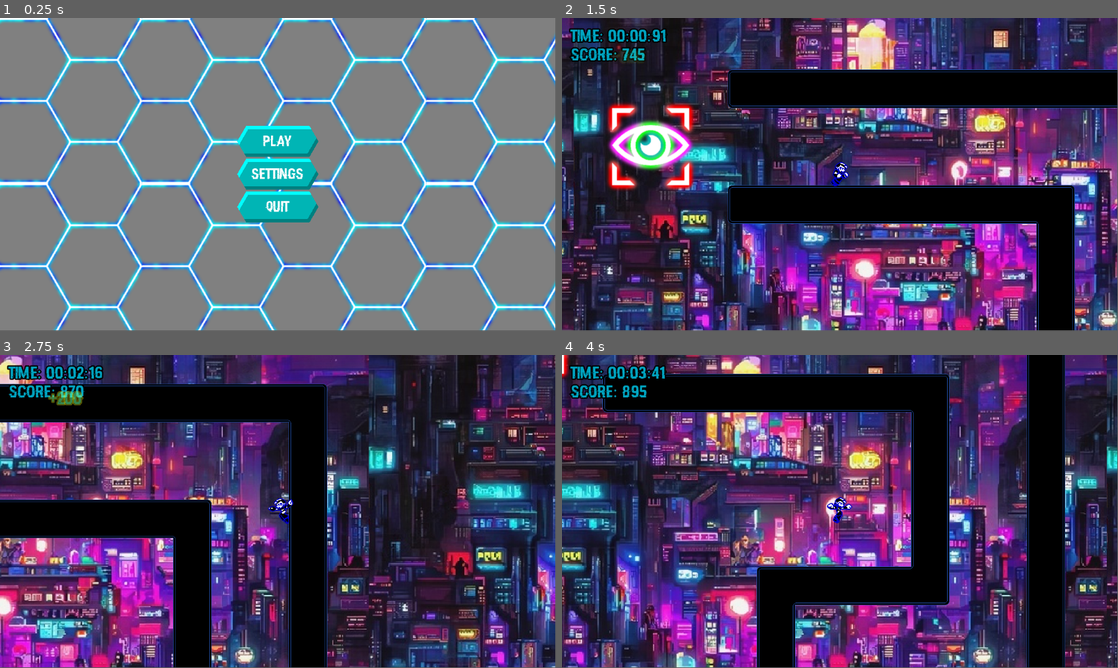
Above: before the commit, frames 1-4 (two rows, left to right).
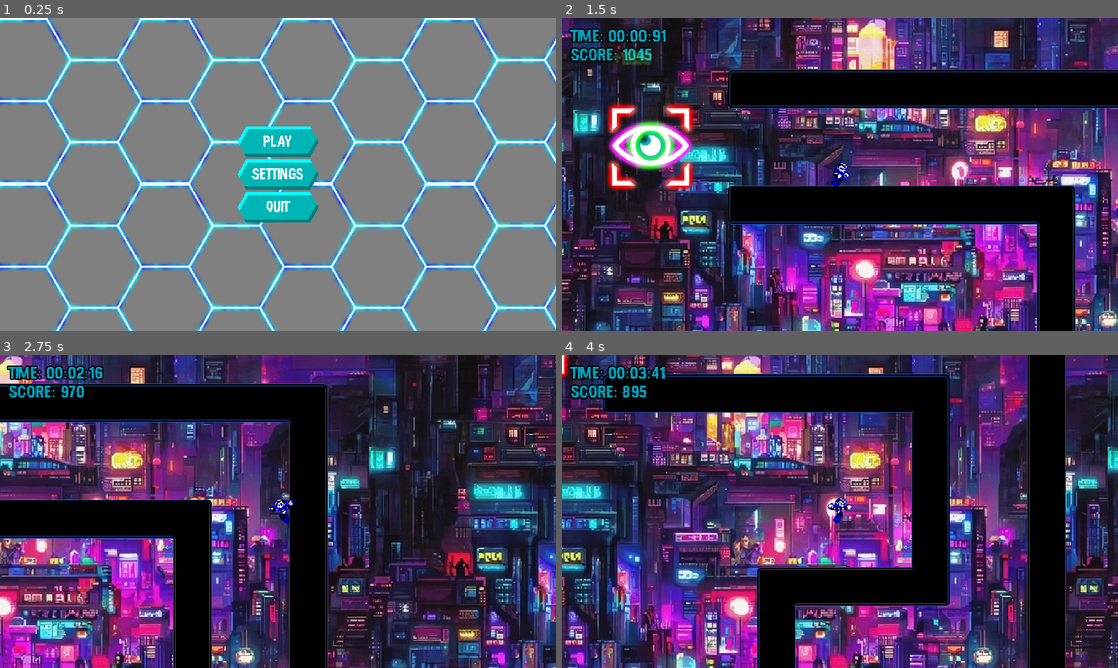
Above: after the commit, the same moments.

Repository: Euclase777/Coursework_2023
Game: Godot game, scene res://UI/MainMenu.tscn
Same seed, same stepped clock (60 frames per second), same inputs: the game is played once before the commit and once after it.
Inputs (mouse positions are in pixels of both pictures, inside the frame that each line leads up to):
- Up to frame 1 (0.25 s): no input
- Up to frame 2 (1.5 s): click "Play" at 0.5 s; tap Enter (ui_accept) at 1.25 s; move the mouse to (962, 158) at 1.27 s; hold Right (move_right) from 1.28 s (still down); hold X (blink) from 1.28 s (still down); click (962, 158) at 1.42 s
- Up to frame 3 (2.75 s): keep holding Right (move_right); tap Space (jump) at 1.52, 2.27 s; move the mouse to (166, 527) at 2.02 s; release X (blink) at 2.03 s; tap Z (dash) at 2.1 s
- Up to frame 4 (4 s): move the mouse to (895, 442) at 2.77 s; release Right (move_right) at 2.78 s; hold Left (move_left) 2.78-3.53 s; hold X (blink) 2.78-3.53 s; move the mouse to (812, 574) at 3.52 s; hold Right (move_right) from 3.53 s (still down); tap Z (dash) at 3.6 s; click (812, 574) at 3.67 s; tap Space (jump) at 3.77 s
In our replay, the window is 799x449 before the commit and 800x450 after it. These sizes can differ from the game's own. Grey fills any space a smaller window leaves; there, only what the larger window draws over its background counts as a difference.

The runs differ from the first frame. In frame 1, 5.9% of the frame differs, in the area x 0-100%, y 0-100%; in frame 2, 10%; in frame 3, 11%; in frame 4, 12%.

Commit message:
Resolution fix

Diff:
--- /dev/null
+++ b/BG.gd
@@ -0,0 +1,12 @@
+extends Sprite2D
+
+
+# Called when the node enters the scene tree for the first time.
+func _ready():
+	pass # Replace with function body.
+
+
+
+# Called every frame. 'delta' is the elapsed time since the previous frame.
+func _process(delta):
+	pass
--- a/ChunkMap.gd
+++ b/ChunkMap.gd
@@ -45,7 +45,7 @@
 	current += sides[end]
 	end = pick_new(start)
 	stuck = 0
-	while (check_neighbours(current+sides[end])>1) and (stuck < 200):
+	while (check_neighbours(current+sides[end])>2) and (stuck < 200):
 		#print("stuck at ", current)
 		end = pick_new(start)
 		stuck+=1
@@ -78,16 +78,11 @@
 	for side in sides:
 		if side != direction:
 			out.append(side)
-#		if direction != 'w':
-#			out.append('w')
-#		else:
-#			out.append('n')
-#			out.append('s')
 	return out[randi()%out.size()]
 
 # Called every frame. 'delta' is the elapsed time since the previous frame.
 func _process(delta):
-	if abs((player.chunk.length_squared() - current.length_squared()))<20:
+	if abs((player.chunk.length_squared() - current.length_squared()))<30:
 		#print(player.chunk)
 		#print(current)
 		#print('regenerating')
--- a/Threat.gd
+++ b/Threat.gd
@@ -7,13 +7,13 @@
 var target_position : Vector2
 var danger = 0
 var maxdanger = 0
-@export var speed : int = 9
+@export var speed : int = 550
 var spawntime
 
 # Called when the node enters the scene tree for the first time.
 func _ready():
 	spawntime = Time.get_ticks_msec()
-	pass
+	Events.erase_chunk.connect(self._on_Events_erase_chunk)
 
 # Called every frame. 'delta' is the elapsed time since the previous frame.
 func _process(delta):
@@ -25,8 +25,8 @@
 		target_chunk=player.chunk
 	else:
 		target_position = Vector2(target_chunk)*Vector2(320,320)+Vector2(160,160)
-	if (position - target_position).length()>speed:
-		position+=(target_position-position).normalized()*Vector2(speed,speed)
+	if (position - target_position).length()>speed*delta:
+		position+=(target_position-position).normalized()*Vector2(speed,speed)*delta
 	else:
 		position = target_position
 		chunk = target_chunk
@@ -36,3 +36,16 @@
 	if danger > 2:
 		Events.emit_signal('game_over')
 		pass
+	if (chunkmap.roads.keys().find(player.chunk)-chunkmap.roads.keys().find(chunk))>7:
+		speed = 2500
+	elif player.position.y<position.y:
+		speed = 530
+	else:
+		speed = 550
+	if Vector2i(target_chunk-chunk).length()>1:
+		position = target_position
+		chunk = target_chunk
+		target_chunk = chunkmap.roads.keys()[chunkmap.roads.keys().find(chunk)+1]
+
+func _on_Events_erase_chunk(chunk):
+	pass
--- a/node_2d.tscn
+++ b/node_2d.tscn
@@ -1,7 +1,8 @@
-[gd_scene load_steps=14 format=3 uid="uid://bk0mmp6sbwjly"]
+[gd_scene load_steps=15 format=3 uid="uid://bk0mmp6sbwjly"]
 
 [ext_resource type="PackedScene" uid="uid://bqwsgj5pn187s" path="res://tile_map.tscn" id="1_f5npx"]
 [ext_resource type="PackedScene" uid="uid://d33fk2rnycy2j" path="res://char/player.tscn" id="3_3pc05"]
+[ext_resource type="Script" path="res://BG.gd" id="4_5jmkv"]
 [ext_resource type="Texture2D" uid="uid://ciy2nn7geug2v" path="res://sprites/background.png" id="4_u2xjf"]
 [ext_resource type="PackedScene" uid="uid://bc0h7spkvulqv" path="res://chunk_map.tscn" id="5_cgga6"]
 [ext_resource type="PackedScene" uid="uid://ghgwl0pwt3vq" path="res://HUD.tscn" id="6_fy8vm"]
@@ -59,6 +60,7 @@
 [node name="Sprite2D" type="Sprite2D" parent="ParallaxBackground/ParallaxLayer"]
 texture = ExtResource("4_u2xjf")
 offset = Vector2(683, 384)
+script = ExtResource("4_5jmkv")
 
 [node name="ChunkMap" parent="." instance=ExtResource("5_cgga6")]
 process_thread_group = 1
@@ -82,10 +84,8 @@
 script = ExtResource("9_le6h3")
 
 [node name="ColorRect" type="ColorRect" parent="PauseLayer"]
-offset_left = 2.0
-offset_top = 2.0
-offset_right = 1154.0
-offset_bottom = 650.0
+offset_right = 1152.0
+offset_bottom = 648.0
 color = Color(0, 0, 0, 0.678431)
 
 [node name="PauseUI" type="Control" parent="PauseLayer"]
--- a/project.godot
+++ b/project.godot
@@ -19,6 +19,10 @@
 
 Events="*res://Events.gd"
 SoundBus="*res://sound/SoundBus.tscn"
+
+[display]
+
+window/stretch/mode="canvas_items"
 
 [dotnet]
 
Not shown: 8 places in Default.tres that only renumber resources
